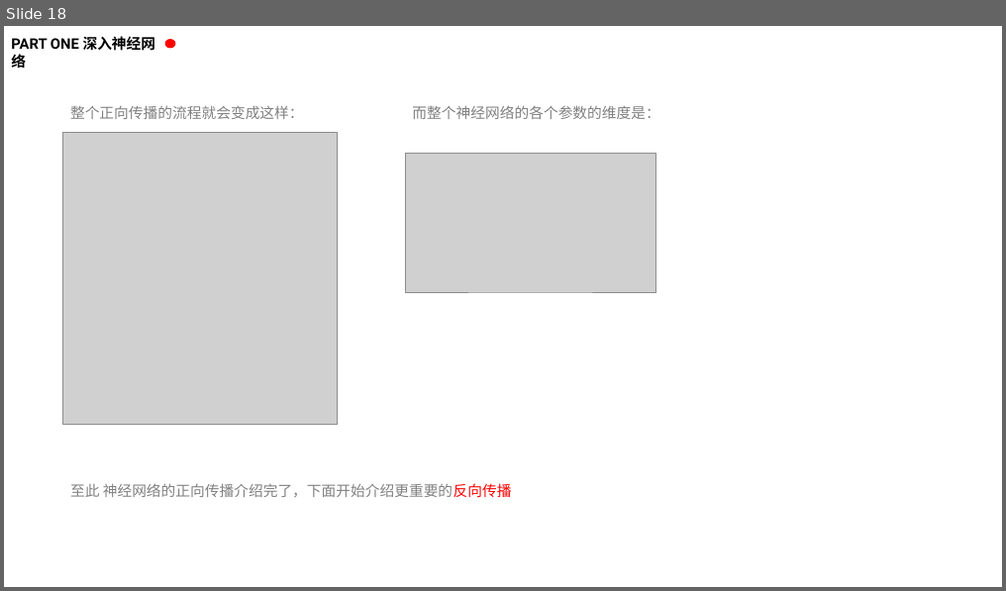
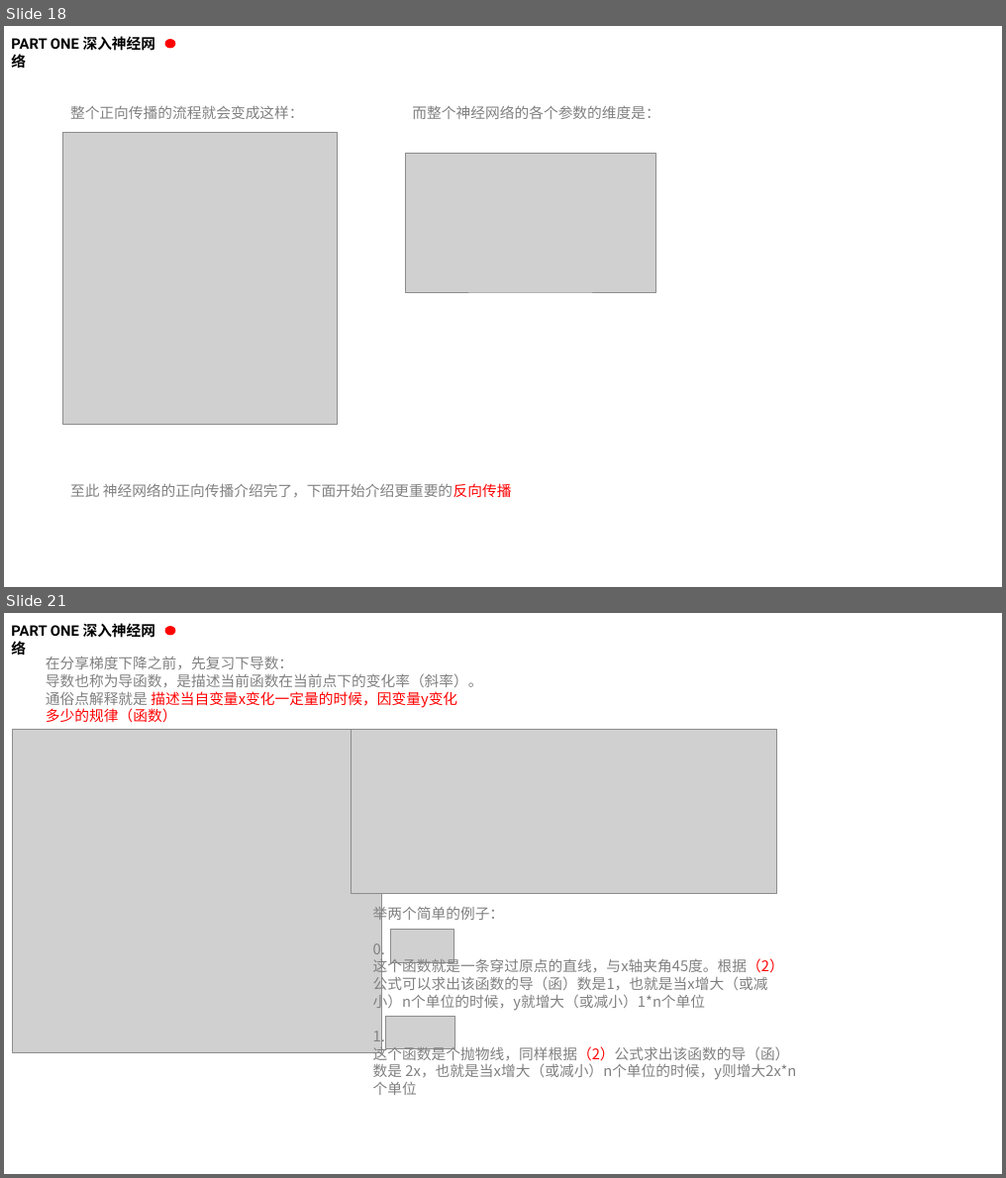
Before and after one commit to kaixinbaba/rlshare, a slide deck: 机器学习分享-神经网络.pptx. Shown one above the other, each under a label of ours: slide 18 before the commit, slides 18 and 21 after it; the slides between them are not shown. The pictures are 1006x591 and 1006x1178 pixels, drawn with LibreOffice and Linux fonts; fonts in the diff are those of the drawing; grey boxes stand for pictures; background and template pictures are left out. Boxes give left, top, right and bottom in pixels: in the first picture for what was removed or moved away, otherwise in the second. Text is boxed around its words. In the diff, an @@ line names an element or a change of style, - is before the commit and + after.

```diff
--- a/机器学习分享-神经网络.pptx
+++ b/机器学习分享-神经网络.pptx
@@ slide 21 added at (x1=4, y1=613, x2=1002, y2=1174), background #FFFFFF @@
@@ text added at (x1=11, y1=623, x2=156, y2=658), 14 pt, text #000000, bold @@
+PART ONE 深入神经网络
@@ ellipse added at (x1=165, y1=626, x2=175, y2=635), fill #FF0000 @@
@@ text added at (x1=46, y1=656, x2=483, y2=723), 14 pt, text #808080 @@
+在分享梯度下降之前，先复习下导数：
+导数也称为导函数，是描述当前函数在当前点下的变化率（斜率）。通俗点解释就是 描述当自变量x变化一定量的时候，因变量y变化多少的规律（函数）
@@ picture added at (x1=12, y1=729, x2=382, y2=1053) @@
@@ picture added at (x1=350, y1=729, x2=777, y2=894) @@
@@ text added at (x1=373, y1=905, x2=796, y2=1080), 14 pt, text #808080 @@
+举两个简单的例子：
+0.
+这个函数就是一条穿过原点的直线，与x轴夹角45度。根据（2）公式可以求出该函数的导（函）数是1，也就是当x增大（或减小）n个单位的时候，y就增大（或减小）1*n个单位
+1.
+这个函数是个抛物线，同样根据（2）公式求出该函数的导（函）数是 2x，也就是当x增大（或减小）n个单位的时候，y则增大2x*n个单位
@@ picture added at (x1=390, y1=929, x2=453, y2=963) @@
@@ picture added at (x1=386, y1=1017, x2=454, y2=1050) @@
```
Also in this commit, not shown: 5 slides changed, 8 other slides added.
